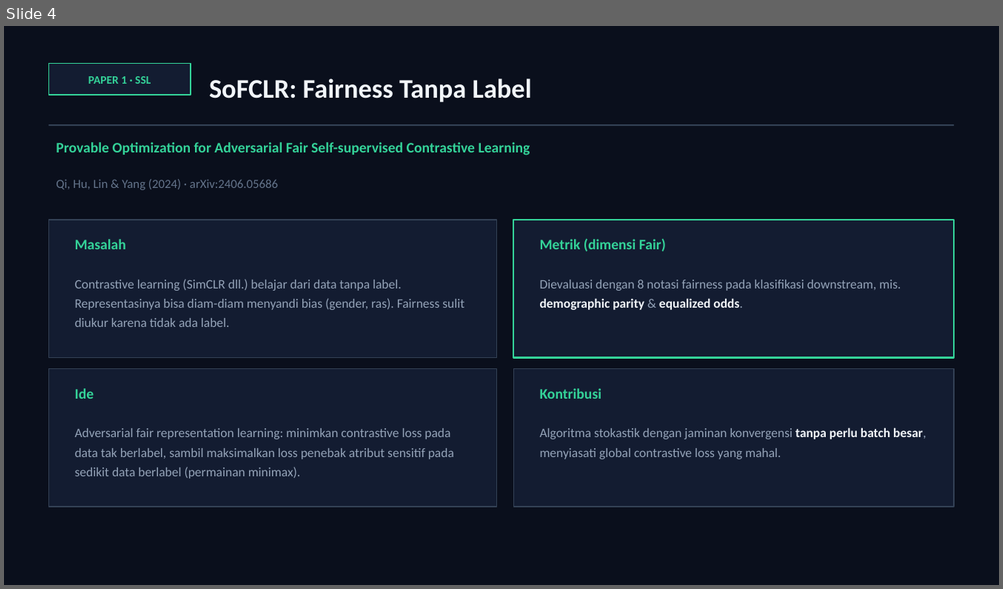
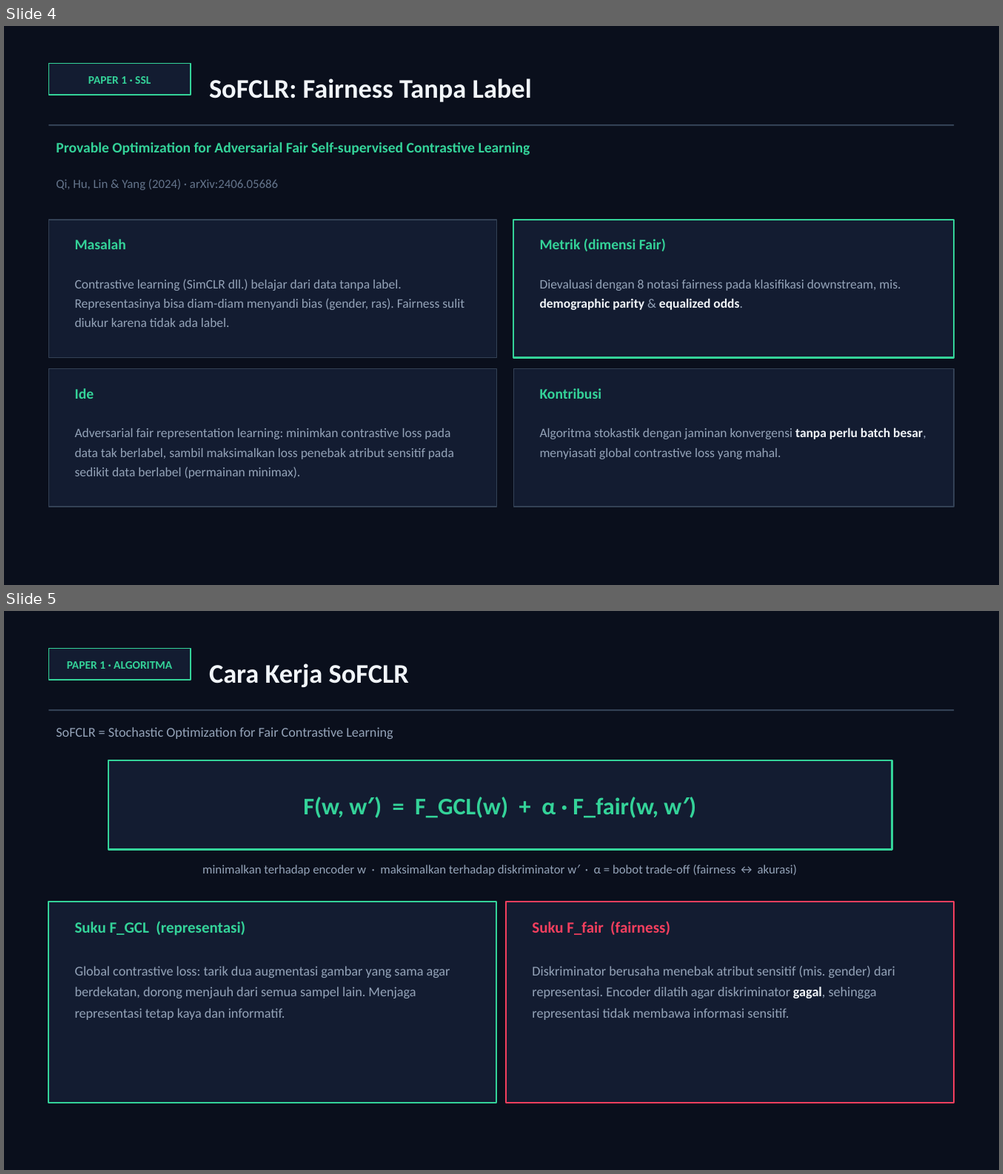
Before and after one commit to awangga/awangga.github.io, a slide deck: safe/metrics/SAFE-AI-Metrics.pptx. Shown one above the other, each under a label of ours: slide 4 before the commit, slides 4 and 5 after it. The pictures are 1003x589 and 1003x1174 pixels, drawn with LibreOffice and Linux fonts; fonts in the diff are those of the drawing. Boxes give left, top, right and bottom in pixels: in the first picture for what was removed or moved away, otherwise in the second. Text is boxed around its words. In the diff, an @@ line names an element or a change of style, - is before the commit and + after.

```diff
--- a/safe/metrics/SAFE-AI-Metrics.pptx
+++ b/safe/metrics/SAFE-AI-Metrics.pptx
@@ slide 5 added at bbox=[4, 611, 999, 1170], background #FFFFFF @@
@@ rectangle added at bbox=[4, 611, 999, 1170], fill #0A0F1C @@
@@ rectangle added at bbox=[48, 648, 190, 680], fill #131C31, outline #34D399 1.25 pt @@
@@ text added at bbox=[67, 661, 172, 669], 11 pt, text #34D399, bold @@
+PAPER 1 · ALGORITMA
@@ text added at bbox=[209, 664, 409, 687], 26 pt, text #F1F5F9, bold @@
+Cara Kerja SoFCLR
@@ rectangle added at bbox=[48, 709, 954, 711], fill #334155 @@
@@ text added at bbox=[56, 727, 393, 739], 13 pt, text #94A3B8 @@
+SoFCLR = Stochastic Optimization for Fair Contrastive Learning
@@ rectangle added at bbox=[108, 760, 892, 850], fill #131C31, outline #34D399 1.5 pt @@
@@ text added at bbox=[303, 797, 681, 818], 23 pt, text #34D399, bold @@
+F(w, w′) = F_GCL(w) + α · F_fair(w, w′)
@@ text added at bbox=[202, 865, 797, 876], 12 pt, text #94A3B8 @@
+minimalkan terhadap encoder w · maksimalkan terhadap diskriminator w′ · α = bobot trade-off (fairness ↔ akurasi)
@@ rectangle added at bbox=[48, 902, 496, 1103], fill #131C31, outline #34D399 1.5 pt @@
@@ text added at bbox=[75, 921, 245, 936], 15 pt, text #34D399, bold @@
+Suku F_GCL (representasi)
@@ rectangle added at bbox=[506, 902, 954, 1103], fill #131C31, outline #F43F5E 1.5 pt @@
@@ text added at bbox=[532, 921, 670, 935], 15 pt, text #F43F5E, bold @@
+Suku F_fair (fairness)
@@ text added at bbox=[75, 966, 450, 1020], 13 pt, text #94A3B8 @@
+Global contrastive loss: tarik dua augmentasi gambar yang sama agar berdekatan, dorong menjauh dari semua sampel lain. Menjaga representasi tetap kaya dan informatif.
@@ text added at bbox=[532, 966, 895, 1020], 13 pt, text #94A3B8 @@
+Diskriminator berusaha menebak atribut sensitif (mis. gender) dari representasi. Encoder dilatih agar diskriminator gagal, sehingga representasi tidak membawa informasi sensitif.
```
Also in this commit, not shown: 1 other slide added, 1 other file.
